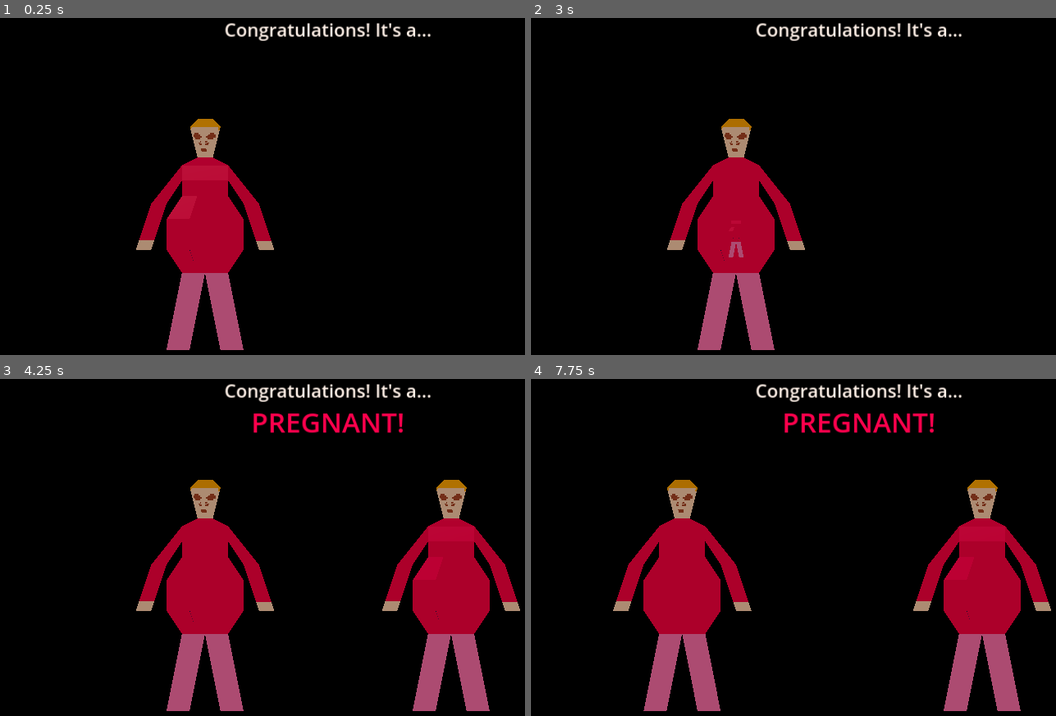
Above: before the commit, frames 1-4 (two rows, left to right).
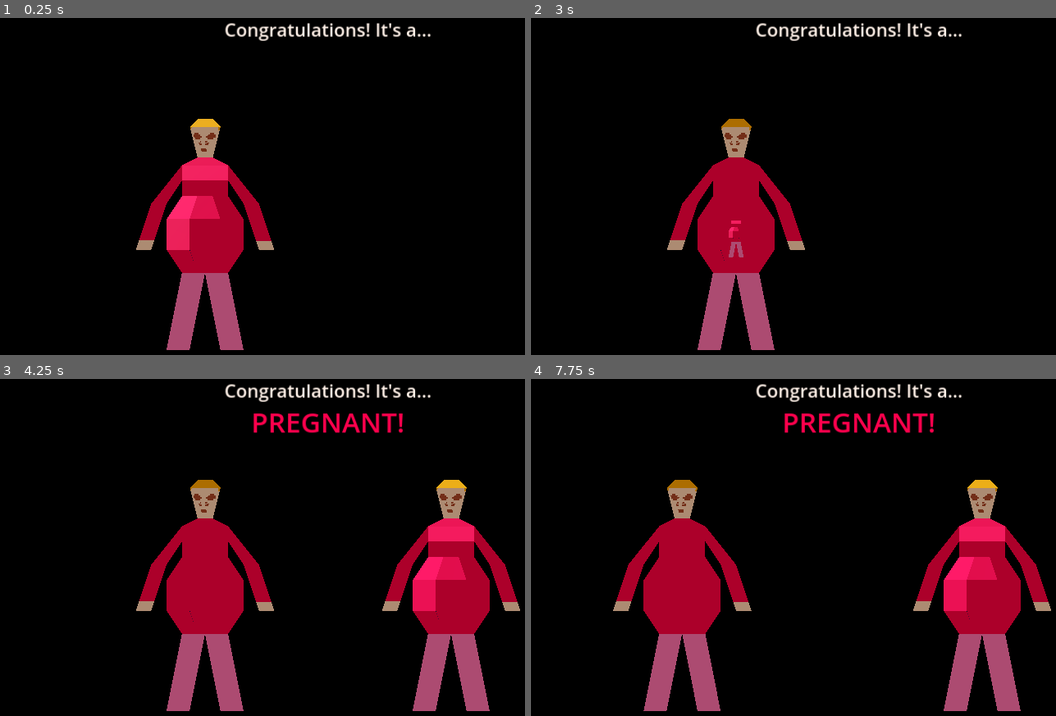
Above: after the commit, the same moments.

Repository: AlexGarbus/global-game-jam-2025
Game: Godot game, scene res://end.tscn
Two runs of this game, one before a commit and one after it. Both use one fixed random seed, a clock stepped at 60 frames per second and the inputs below. This scene is started directly instead of the project's main scene.
Inputs:
- Up to frame 1 (0.25 s): no input
- Up to frame 2 (3 s): tap Enter at 0.5, 2 s; hold Right (move_right) 0.53-1.28 s; tap Space (jump) at 0.77, 1.25, 1.52, 2.75 s; hold Down (move_backward) 1.28-2.03 s; hold Right (move_right) 2.03-2.78 s; hold Up (move_forward) from 2.78 s (still down)
- Up to frame 3 (4.25 s): tap Space (jump) at 3.02, 3.77 s; release Up (move_forward) at 3.53 s; hold Left (move_left) from 3.53 s (still down)
- Up to frame 4 (7.75 s): tap Enter at 4.25 s; tap Space (jump) at 4.52, 5, 6.02, 6.77, 7.52 s; release Left (move_left) at 5.03 s; hold Down (move_backward) 5.03-5.78 s; hold Right (move_right) 5.78-6.53 s; hold Up (move_forward) 6.53-7.28 s; hold Right (move_right) from 7.28 s (still down)

The runs differ from the first frame. In frame 1, 1.6% of the frame differs, in the area x 31-44%, y 29-69%; in frame 2, less than 0.1%; in frame 3, 1.6%; in frame 4, 1.6%.

Commit message:
Player lighting tweaks

Diff:
--- a/end.tscn
+++ b/end.tscn
@@ -320,8 +320,7 @@
 environment = ExtResource("2_67iw1")
 
 [node name="DirectionalLight3D" type="DirectionalLight3D" parent="."]
-transform = Transform3D(0.353553, 0.866025, -0.353553, 0.707107, -3.09086e-08, 0.707107, 0.612372, -0.5, -0.612372, 0, 4, 0)
-light_energy = 0.25
+transform = Transform3D(0.696364, 0.173648, -0.696364, 0.707107, -3.09086e-08, 0.707107, 0.122788, -0.984807, -0.122788, 0, 4, 0)
 sky_mode = 1
 
 [node name="Camera3D" type="Camera3D" parent="."]
--- a/player/models/player_material.tres
+++ b/player/models/player_material.tres
@@ -5,4 +5,3 @@
 [resource]
 albedo_texture = ExtResource("1_irqcs")
 texture_filter = 0
-disable_receive_shadows = true
